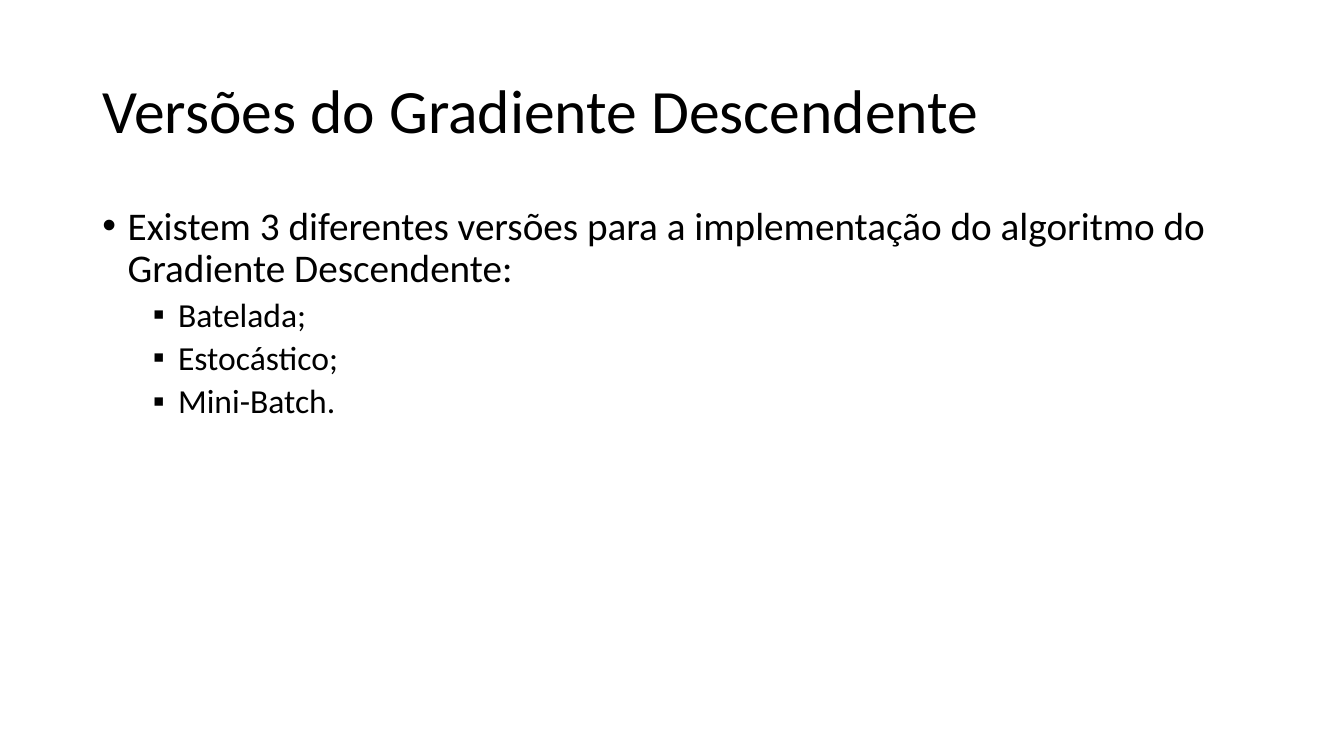
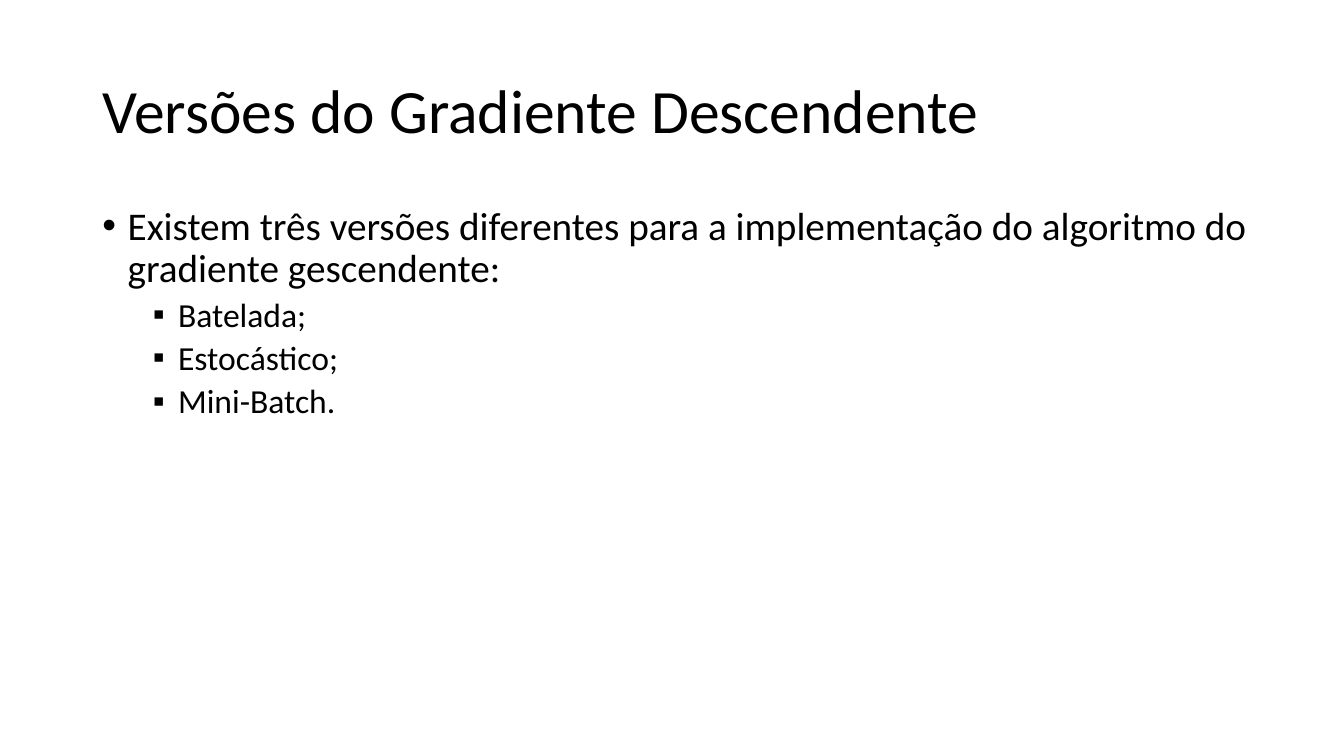
Before and after one commit to zz4fap/t319_aprendizado_de_maquina, a slide deck: slide 10 of slides/T319_Regressão_Linear (Parte II).pptx. Drawn at 1344x756 pixels with LibreOffice and Linux fonts; fonts in the diff are those of the drawing. Boxes give left, top, right and bottom in pixels: in the first picture for what was removed or moved away, otherwise in the second. Text is boxed around its words. In the diff, an @@ line names an element or a change of style, - is before the commit and + after.

```diff
--- a/slides/T319_Regressão_Linear (Parte II).pptx
+++ b/slides/T319_Regressão_Linear (Parte II).pptx
@@ text at <box>128,212,1246,289</box>: text changed @@
-• Existem 3 diferentes versões para a implementação do algoritmo do Gradiente Descendente:
+• Existem três versões diferentes para a implementação do algoritmo do gradiente gescendente:
```
Also in this commit, not shown: 4 other slides changed, 1 slide added, 5 other files.
